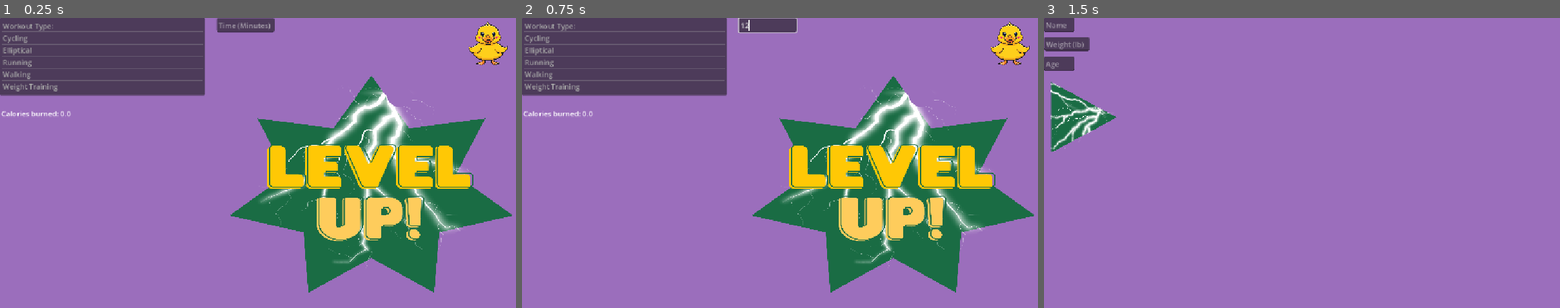
Above: before the commit, frames 1-3 (left to right).
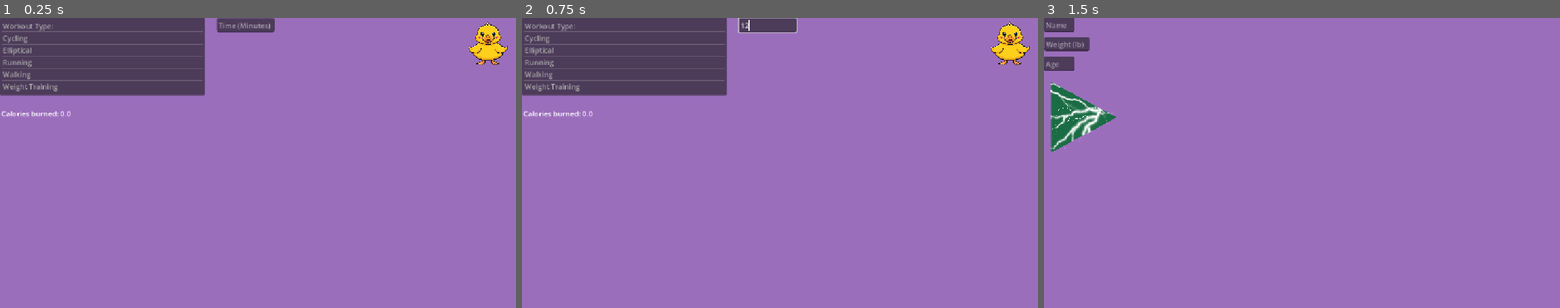
Above: after the commit, the same moments.

Repository: ma43210/HackDecouverte
Game: Godot game, scene res://Scenes/Input_Workout.tscn
Same seed, same stepped clock (60 frames per second), same inputs: the game is played once before the commit and once after it.
Inputs (mouse positions are in pixels of both pictures, inside the frame that each line leads up to):
- Up to frame 1 (0.25 s): no input
- Up to frame 2 (0.75 s): click (769, 26) at 0.52 s; type "12" at 0.6 s
- Up to frame 3 (1.5 s): click (1534, 44) at 1.25 s

The runs differ from the first frame. In frame 1, 21% of the frame differs, in the area x 44-100%, y 19-95%; in frame 2, 21%; in frame 3, nothing differs.

Commit message:
levels

Diff:
--- a/healthy/Scenes/Input_Workout.tscn
+++ b/healthy/Scenes/Input_Workout.tscn
@@ -74,6 +74,7 @@
 script = ExtResource("7_1oy2e")
 
 [node name="Sprite2D2" type="Sprite2D" parent="." unique_id=1833036522]
+visible = false
 position = Vector2(829, 373.00003)
 scale = Vector2(0.13692106, 0.10784211)
 texture = ExtResource("8_j8f14")
--- a/healthy/Scripts/level_up.gd
+++ b/healthy/Scripts/level_up.gd
@@ -3,21 +3,20 @@
 
 # Called when the node enters the scene tree for the first time.
 func _ready() -> void:
-	self.hide
+	level = int(FitnessManager.level)
 	randomize()
 
 
 # Called every frame. 'delta' is the elapsed time since the previous frame.
+
 func _process(_delta: float) -> void:
 	if level != int(FitnessManager.level):
+		level = int(FitnessManager.level)
 		var x = randf_range(325, 830)
 		var y = randf_range(255, 370)
 		self.position = Vector2(x, y)
 		var angle = randf_range(0, 360)
-		self.rotation = angle
-		self.show
-		await get_tree().create_timer(1).timeout
-		self.hide
-	level = FitnessManager.level
-	print(level)
-	print(int(FitnessManager.level))
+		self.rotation_degrees = angle
+		self.show()
+		await get_tree().create_timer(0.5).timeout
+		self.hide()
